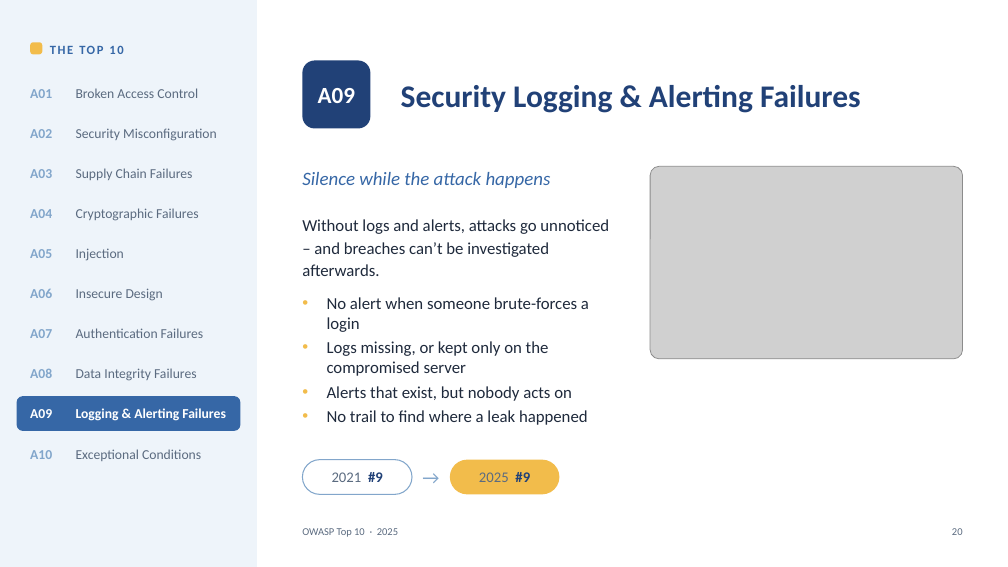
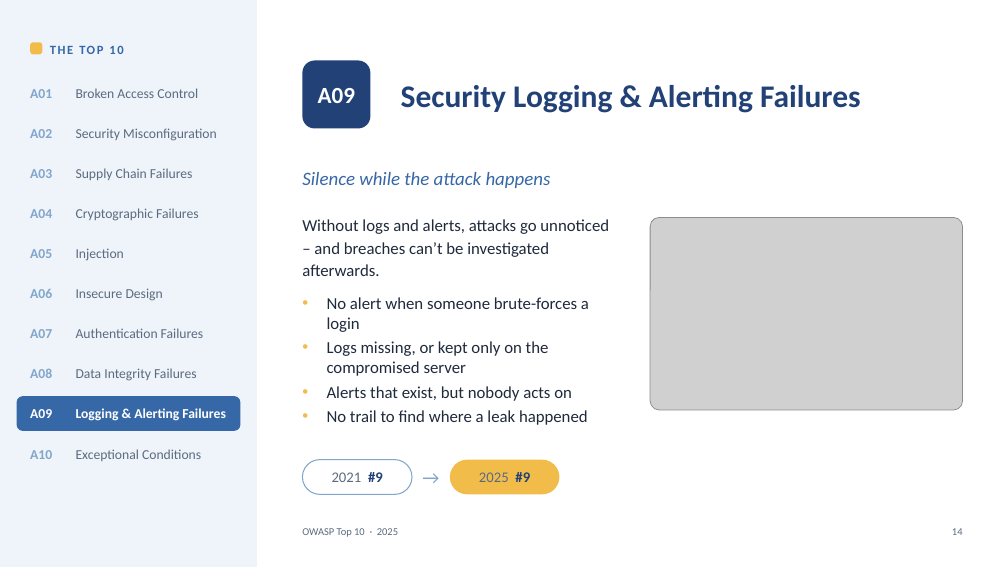
Before and after one commit to AmorZhao-Ghyston/VulnerableSandbox, a slide deck: slide 14 of Lunch-and-learn/OWASP-Top10-2025.pptx (slide 20 before the commit). Drawn at 1008x567 pixels with LibreOffice and Linux fonts; fonts in the diff are those of the drawing; grey boxes stand for pictures. Boxes give left, top, right and bottom in pixels: in the first picture for what was removed or moved away, otherwise in the second. Text is boxed around its words. In the diff, an @@ line names an element or a change of style, - is before the commit and + after.

```diff
--- a/Lunch-and-learn/OWASP-Top10-2025.pptx
+++ b/Lunch-and-learn/OWASP-Top10-2025.pptx
@@ picture moved from (x1=650, y1=166, x2=963, y2=359) to (x1=650, y1=218, x2=963, y2=411) @@
@@ text at (x1=952, y1=528, x2=963, y2=535): text changed @@
-20
+14
```
Also in this commit, not shown: 17 other slides changed, 8 slides removed, 7 other files.
